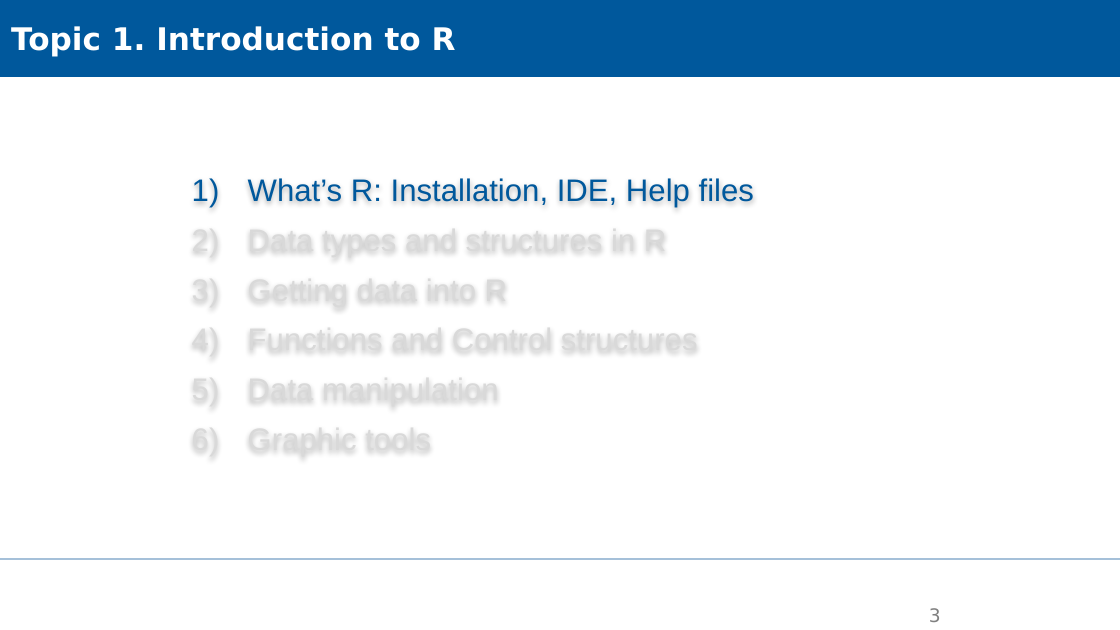
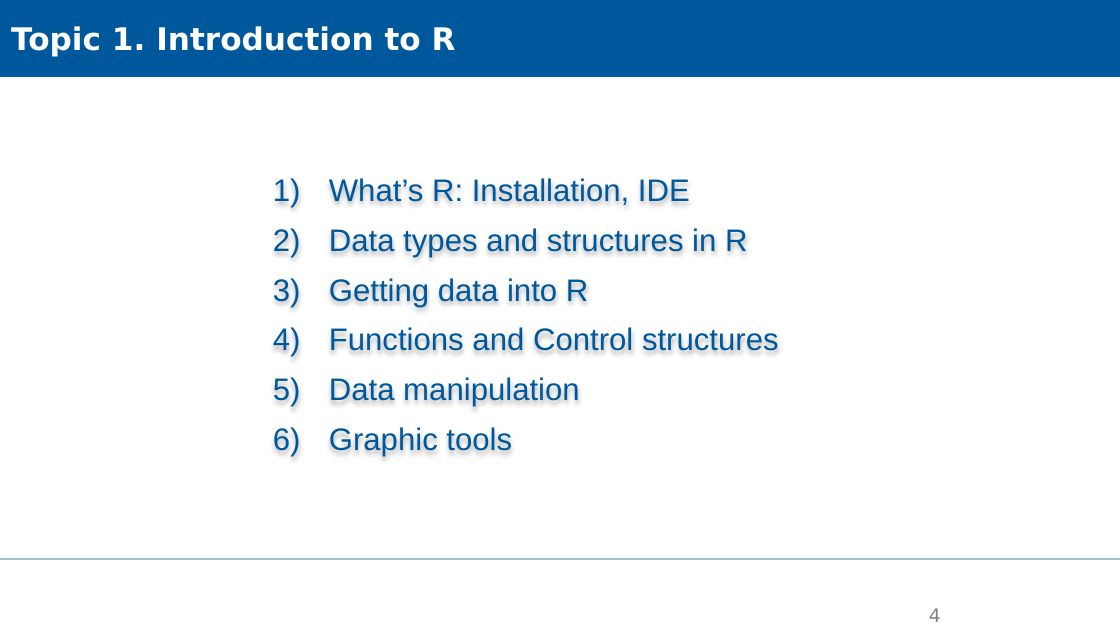
Before and after one commit to XiaoxiangGuanGFZ/FloodRiskSeminar, a slide deck: slide 4 of slides/FRS_exercise_R.pptx (slide 3 before the commit). Drawn at 1120x630 pixels with LibreOffice and Linux fonts; fonts in the diff are those of the drawing; background and template pictures are left out. Boxes give left, top, right and bottom in pixels: in the first picture for what was removed or moved away, otherwise in the second. Text is boxed around its words. In the diff, an @@ line names an element or a change of style, - is before the commit and + after.

```diff
--- a/slides/FRS_exercise_R.pptx
+++ b/slides/FRS_exercise_R.pptx
@@ text "What’s R: Installation, IDE": place and size @@
-text "What’s R: Installation, IDE" at [248, 178, 754, 457]
+text "What’s R: Installation, IDE" at [329, 178, 779, 456]
@@ text at [329, 178, 690, 205]: text changed @@
-1) What’s R: Installation, IDE, Help files
+1) What’s R: Installation, IDE
@@ text at [329, 228, 779, 456]: text colour #D9D9D9 to #00589C in "Data types and structures in R", "Getting data into R", "Functions and Control structures", "Data manipulation" and 1 more places @@
@@ page number at [929, 608, 941, 622]: text changed @@
-3
+4
```
Also in this commit, not shown: 4 other slides changed, 1 slide added, 2 other files.
